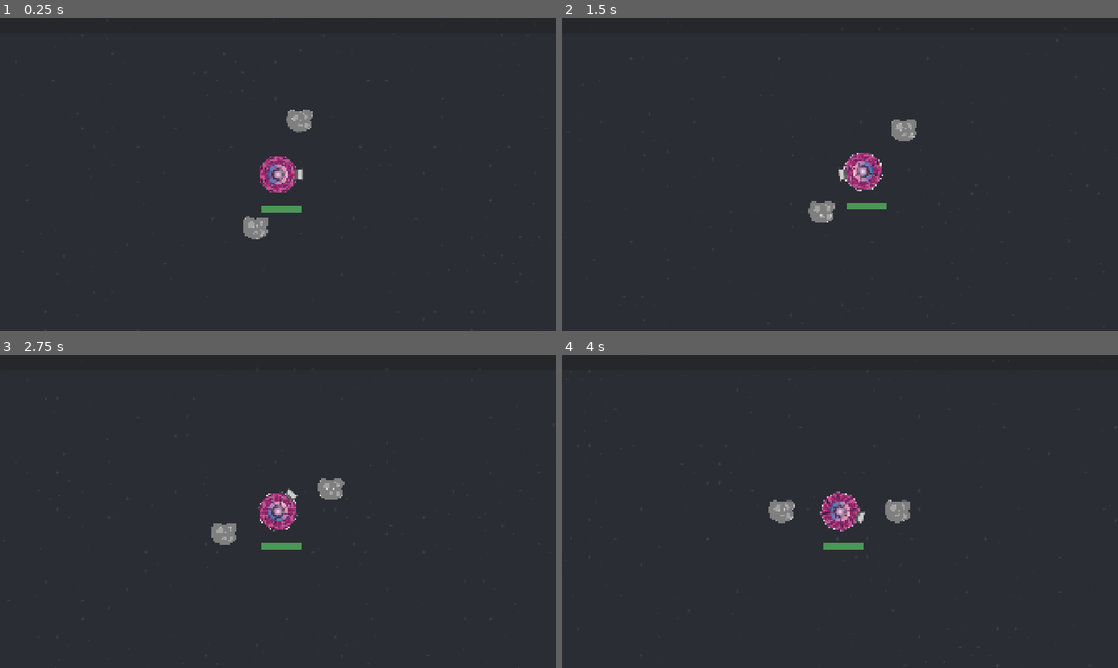
Above: before the commit, frames 1-4 (two rows, left to right).
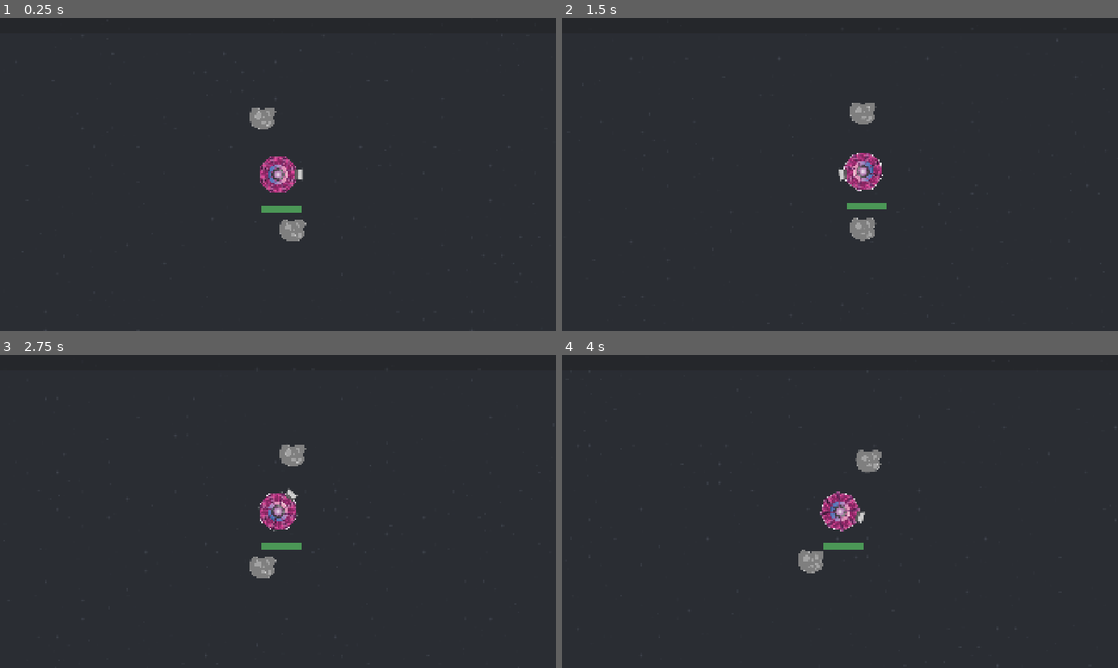
Above: after the commit, the same moments.

Repository: two-sticks-and-a-rock/space-arcade
Game: Godot game, scene res://scenes/main.tscn
The game is run twice, just before and just after one commit, with the same random seed, the same clock (stepped at 60 frames per second) and the same inputs.
Inputs (mouse positions are in pixels of both pictures, inside the frame that each line leads up to):
- Up to frame 1 (0.25 s): no input
- Up to frame 2 (1.5 s): move the mouse to (962, 158) at 0.52 s; press the mouse at (962, 158) at 0.53 s; move the mouse to (728, 190) at 1.27 s; release the mouse at (728, 190) at 1.28 s; click (728, 190) at 1.35 s
- Up to frame 3 (2.75 s): move the mouse to (333, 442) at 2.02 s; press the mouse at (333, 442) at 2.03 s
- Up to frame 4 (4 s): move the mouse to (812, 574) at 2.77 s; release the mouse at (812, 574) at 2.78 s; click (812, 574) at 2.85 s; move the mouse to (1006, 558) at 3.52 s; press the mouse at (1006, 558) at 3.53 s

The runs differ from the first frame. In frame 1, 1.1% of the frame differs, in the area x 43-57%, y 28-72%; in frame 2, 1.1%; in frame 3, 1.1%; in frame 4, 1.1%, in the area x 37-63%, y 30-70%.

Commit message:
export vars

Diff:
--- a/scenes/player/player_weapons/orbiter_ring/orbiter.gd
+++ b/scenes/player/player_weapons/orbiter_ring/orbiter.gd
@@ -7,4 +7,4 @@
 
 func _on_orbiter_entered(body: Node2D):
 	if ("take_damage" in body):
-		body.take_damage(orbiter_ring._get_dmg())
+		body.take_damage(orbiter_ring.dmg)
--- a/scenes/player/player_weapons/orbiter_ring/orbiter_ring.gd
+++ b/scenes/player/player_weapons/orbiter_ring/orbiter_ring.gd
@@ -4,25 +4,13 @@
 @onready var ring : Node2D = $Ring
 
 var size = 10
-var spin_speed = PI/24
+var spin_speed = PI/36
 var distance_from_player = 200
 
-func _get_bullets():
-	return 2
-
-func _get_dmg():
-	return 50
-
-func _get_up_time():
-	return 8
-
-func _get_down_time():
-	return 6
 
 func _ready():
 	super()
 	var child_pos = Vector2(distance_from_player, 0)
-	var bullets = _get_bullets()
 	for i in bullets:
 		var orbiter = orbiter_scene.instantiate() as Area2D
 		orbiter.position = child_pos
--- a/scenes/player/player_weapons/orbiter_ring/orbiter_ring.tscn
+++ b/scenes/player/player_weapons/orbiter_ring/orbiter_ring.tscn
@@ -6,13 +6,17 @@
 [node name="OrbiterRing" type="Node2D" unique_id=1983978190]
 script = ExtResource("1_cd0fb")
 orbiter_scene = ExtResource("2_gpny0")
+dmg = 50
+bullets = 2
 metadata/_custom_type_script = "uid://57gmav6kfxr3"
 
 [node name="Ring" type="Node2D" parent="." unique_id=405582111]
 
 [node name="UpTimer" type="Timer" parent="." unique_id=1361644208]
+wait_time = 8.0
 
 [node name="DownTimer" type="Timer" parent="." unique_id=2011099929]
+wait_time = 6.0
 
 [connection signal="timeout" from="UpTimer" to="." method="_on_up_timer_timeout"]
 [connection signal="timeout" from="DownTimer" to="." method="_on_down_timer_timeout"]
--- a/scenes/player/player_weapons/player_weapon.gd
+++ b/scenes/player/player_weapons/player_weapon.gd
@@ -4,22 +4,10 @@
 @onready var up_timer : Timer = $UpTimer as Timer
 @onready var down_timer : Timer = $DownTimer as Timer
 
-func _get_dmg():
-    return 0
-
-func _get_bullets():
-    return 0
-
-func _get_up_time():
-    return 0
-
-func _get_down_time():
-    return 0
+@export var dmg = 0
+@export var bullets = 0
 
 func _ready():
-    up_timer.wait_time = _get_up_time()
-    down_timer.wait_time = _get_down_time()
-
     up_timer.start()
 
 func _on_down_timer_timeout():
